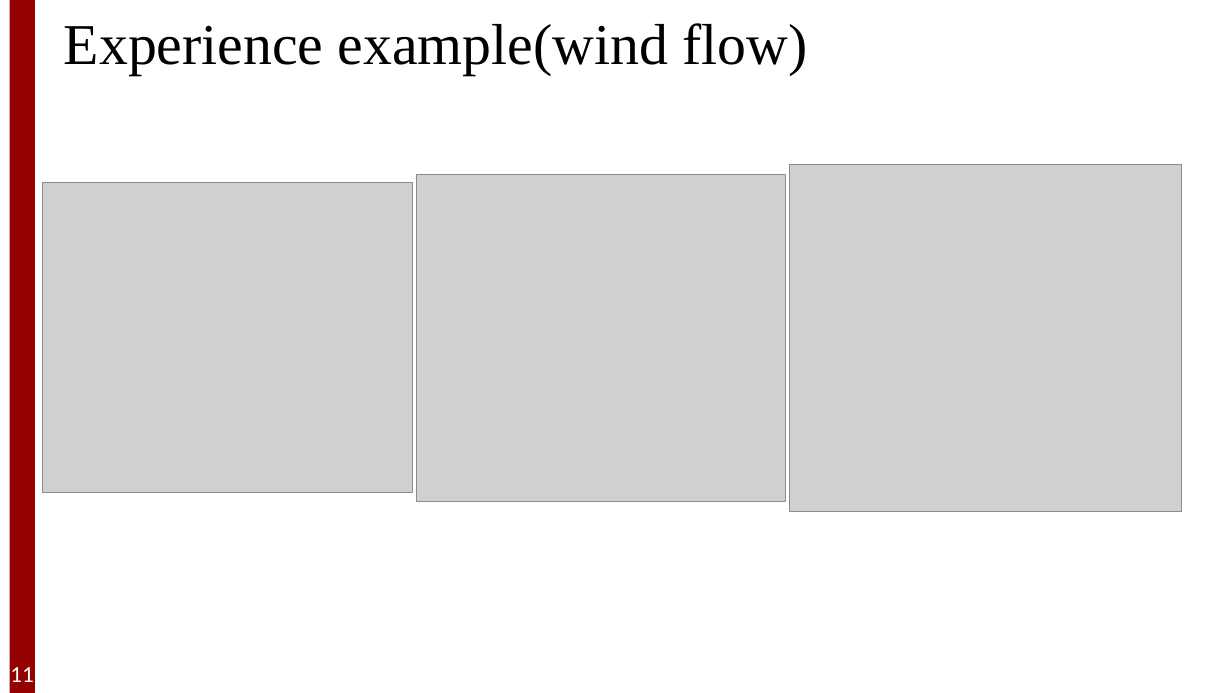
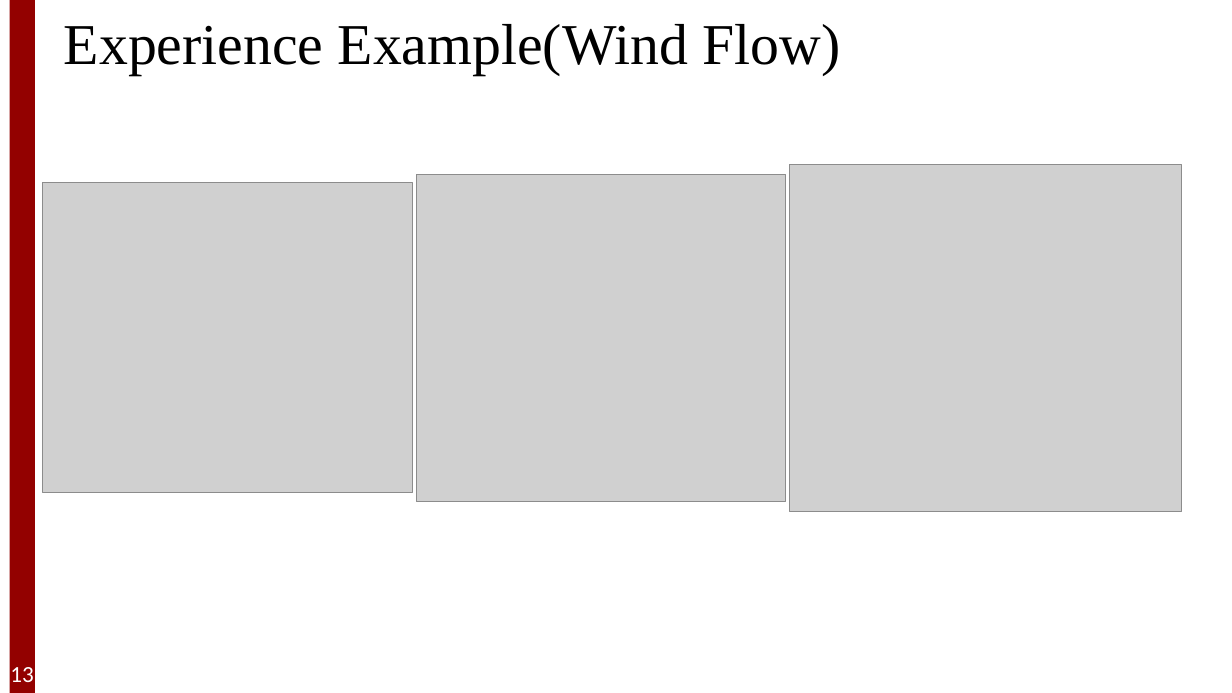
Before and after one commit to Xiaoshan-jun/riskmap, a slide deck: slide 13 of presentation_scitech2024.pptx (slide 11 before the commit). Drawn at 1232x693 pixels with LibreOffice and Linux fonts; fonts in the diff are those of the drawing; grey boxes stand for pictures; background and template pictures are left out. Boxes give left, top, right and bottom in pixels: in the first picture for what was removed or moved away, otherwise in the second. Text is boxed around its words. In the diff, an @@ line names an element or a change of style, - is before the commit and + after.

```diff
--- a/presentation_scitech2024.pptx
+++ b/presentation_scitech2024.pptx
@@ text at [64,24,841,76]: text changed @@
-Experience example(wind flow)
+Experience Example(Wind Flow)
@@ page number at [10,667,33,682]: text changed @@
-11
+13
```
Also in this commit, not shown: 8 other slides changed, 2 slides added.
